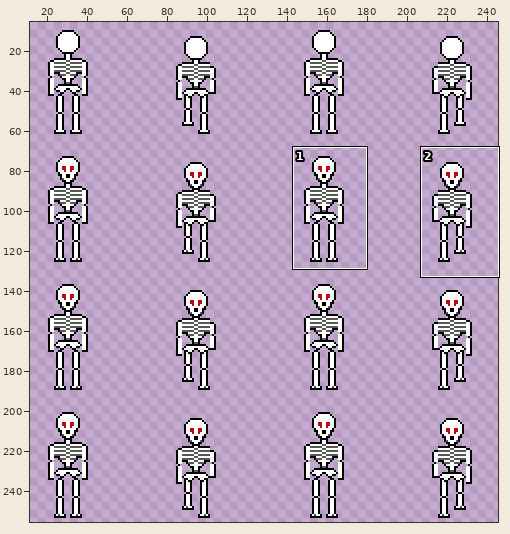
Pixel-art file, stored at assets/aseprite/skeleton2.aseprite. The first picture is a wide view before the edit; the outline marks the close-up.
Close-up. Before:
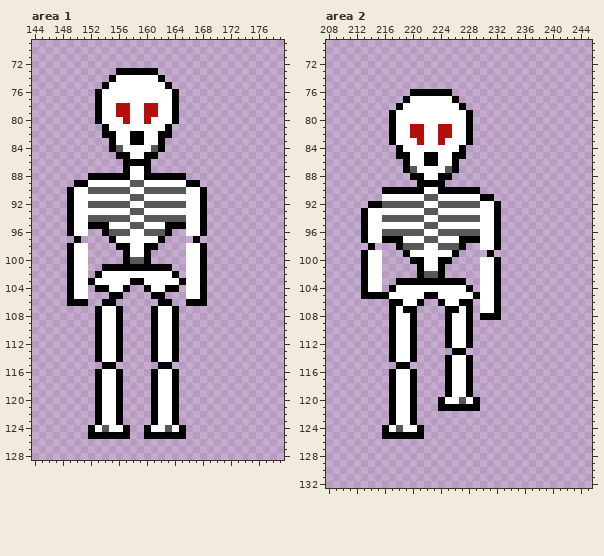
256x256 pixels, 1 frame. Pixels under 10% opacity are left out. Colours within 5 levels of each other are drawn and written as one. Shown: area 1: x 144..179, y 69..128; area 2: x 208..245, y 69..132. The wide view leaves out empty margins. The commit also changed other parts of the picture, which this record leaves out.
The same view after the edit:
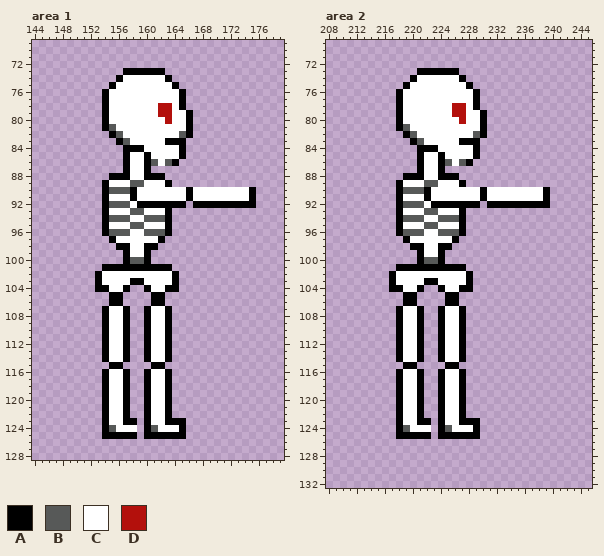
Palette (. is transparent): A #000000  B #575958  C #ffffff  D #b3100c
Changes in this commit:
layer "Side" added
--- area 1, layers "Side", "Skel"
@@ x 144..179 @@
  72 ....................................
- 73 ............AAAAAA..................
- 74 ...........ACCCCCCA.................
- 75 ..........ACCCCCCCCA................
- 76 .........ACCCCCCCCCCA...............
- 77 .........ACCCCCCCCCCA...............
- 78 .........ACCDDCCDDCCA...............
- 79 .........ACCDDCCDDCCA...............
- 80 .........ACCCDCCDCCCA...............
- 81 ..........ACCCCCCCCA................
- 82 ..........AACCAACCAA................
- 83 ...........ACCAACCA.................
- 84 ...........ABCCCCBA.................
- 85 ............AACCAA..................
- 86 .............AAAA...................
+ 73 .............AAAAAA.................
+ 74 ............ACCCCCCA................
+ 75 ...........ACCCCCCCCA...............
+ 76 ..........ACCCCCCCCCCA..............
+ 77 ..........ACCCCCCCCCCA..............
+ 78 ..........ACCCCCCCDDCA..............
+ 79 ..........ACCCCCCCDDCCA.............
+ 80 ..........ACCCCCCCCDCCA.............
+ 81 ..........ABCCCCCCCCCCA.............
+ 82 ...........ABCCCCCCCCBA.............
+ 83 ............ABCCCCCAAA..............
+ 84 .............AAACCCCCA..............
+ 85 .............ACCACCCCA..............
+ 86 .............ACCABCBA...............
  87 .............ACCA...................
- 88 ........AAAAAACCAAAAAA..............
- 89 ......AACCCCCCBBCCCCCCAA............
- 90 .....ACCBBBBBBCCBBBBBBCCA...........
- 91 .....ACCCCCCCCBBCCCCCCCCA...........
- 92 .....ACCBBBBBBCCBBBBBBCCA...........
- 93 .....ACCCCCCCCBBCCCCCCCCA...........
- 94 .....ACCBBBBBBCCBBBBBBCCA...........
- 95 .....ACCAAACCCBBCCCAAACCA...........
- 96 .....ACC..ABBBCCBBBA..CCA...........
- 97 ......A....ACCCCCCA....A............
- 98 .....ACC....AACCAA....CCA...........
- 99 .....ACC.....ACCA.....CCA...........
-100 .....ACC.....ABBA.....CCA...........
-101 .....ACC..AAAAAAAAAA..CCA...........
-102 .....ACC.ACCCCCCCCCCA.CCA...........
-103 .....ACCACCCCCAACCCCCACCA...........
-104 .....ACC.AACCA..ACCAA.CCA...........
-105 .....ACC...AA....AA...CCA...........
-106 .....AAA..AA......AA..AAA...........
-107 .........ACCA....ACCA...............
-108 .........ACCA....ACCA...............
-109 .........ACCA....ACCA...............
-110 .........ACCA....ACCA...............
-111 .........ACCA....ACCA...............
-112 .........ACCA....ACCA...............
-113 .........ACCA....ACCA...............
-114 .........ACCA....ACCA...............
-115 ..........AA......AA................
-116 .........ACCA....ACCA...............
-117 .........ACCA....ACCA...............
-118 .........ACCA....ACCA...............
-119 .........ACCA....ACCA...............
-120 .........ACCA....ACCA...............
-121 .........ACCA....ACCA...............
-122 .........ACCA....ACCA...............
-123 .........ACCA....ACCA...............
-124 ........ACBCCA..ACCBCA..............
-125 ........AAAAAA..AAAAAA..............
+ 88 ...........AAACCAAA.................
+ 89 ..........ACCCBBCCCA................
+ 90 ..........ABBBACCCCCCCACCCCCCCCA....
+ 91 ..........ACCCACCCCCCCACCCCCCCCA....
+ 92 ..........ABBBCAAAAAAA.AAAAAAAAA....
+ 93 ..........ACCCBBCCCA................
+ 94 ..........ABBBCCBBBA................
+ 95 ..........ACCCBBCCCA................
+ 96 ..........ABBBCCBBBA................
+ 97 ...........ACCCCCCA.................
+ 98 ............AACCAA..................
+ 99 .............ACCA...................
+100 .............ABBA...................
+101 ..........AAAAAAAAAA................
+102 .........ACCCCCCCCCCA...............
+103 .........ACCCCAACCCCA...............
+104 .........AACCA..ACCAA...............
+105 ...........AA....AA.................
+106 ...........AA....AA.................
+107 ..........ACCA..ACCA................
+108 ..........ACCA..ACCA................
+109 ..........ACCA..ACCA................
+110 ..........ACCA..ACCA................
+111 ..........ACCA..ACCA................
+112 ..........ACCA..ACCA................
+113 ..........ACCA..ACCA................
+114 ..........ACCA..ACCA................
+115 ...........AA....AA.................
+116 ..........ACCA..ACCA................
+117 ..........ACCA..ACCA................
+118 ..........ACCA..ACCA................
+119 ..........ACCA..ACCA................
+120 ..........ACCA..ACCA................
+121 ..........ACCA..ACCA................
+122 ..........ACCA..ACCA................
+123 ..........ACCAA.ACCAAA..............
+124 ..........ABCCC.ABCCCA..............
+125 ..........AAAAA.AAAAAA..............
 126 ....................................
--- area 2, layers "Side", "Skel"
@@ x 208..245 @@
  72 ......................................
- 73 ......................................
- 74 ......................................
- 75 ......................................
- 76 ............AAAAAA....................
- 77 ...........ACCCCCCA...................
- 78 ..........ACCCCCCCCA..................
- 79 .........ACCCCCCCCCCA.................
- 80 .........ACCCCCCCCCCA.................
- 81 .........ACCDDCCDDCCA.................
- 82 .........ACCDDCCDDCCA.................
- 83 .........ACCCDCCDCCCA.................
- 84 ..........ACCCCCCCCA..................
- 85 ..........AACCAACCAA..................
- 86 ...........ACCAACCA...................
- 87 ...........ABCCCCBA...................
- 88 ............AACCAA....................
- 89 .............AAAA.....................
- 90 ........AAAAAACCAAAAAA................
- 91 ........CCCCCCBBCCCCCCAA..............
- 92 ......AABBBBBBCCBBBBBBCCA.............
- 93 .....ACCCCCCCCBBCCCCCCCCA.............
- 94 .....ACCBBBBBBCCBBBBBBCCA.............
- 95 .....ACCCCCCCCBBCCCCCCCCA.............
- 96 .....ACCBBBBBBCCBBBBBBCCA.............
- 97 .....ACCAAACCCBBCCCAAACCA.............
- 98 ......A...ABBBCCBBBA..CCA.............
- 99 .....ACC...ACCCCCCA....A..............
-100 .....ACC....AACCAA....CCA.............
-101 .....ACC.....ACCA.....CCA.............
-102 .....ACC.....ABBA.....CCA.............
-103 .....ACC..AAAAAAAAAA..CCA.............
-104 .....ACC.ACCCCCCCCCCA.CCA.............
-105 .....AAAACCCCCAACCCCCACCA.............
-106 .........AACCA..ACCAA.CCA.............
-107 .........ACAA....AACA.CCA.............
-108 .........ACCA....ACCA.AAA.............
-109 .........ACCA....ACCA.................
-110 .........ACCA....ACCA.................
-111 .........ACCA....ACCA.................
-112 .........ACCA....ACCA.................
-113 .........ACCA.....AA..................
-114 .........ACCA....ACCA.................
-115 ..........AA.....ACCA.................
-116 .........ACCA....ACCA.................
-117 .........ACCA....ACCA.................
-118 .........ACCA....ACCA.................
-119 .........ACCA....ACCA.................
-120 .........ACCA...ACCBCA................
-121 .........ACCA...AAAAAA................
-122 .........ACCA.........................
-123 .........ACCA.........................
-124 ........ACBCCA........................
-125 ........AAAAAA........................
+ 73 .............AAAAAA...................
+ 74 ............ACCCCCCA..................
+ 75 ...........ACCCCCCCCA.................
+ 76 ..........ACCCCCCCCCCA................
+ 77 ..........ACCCCCCCCCCA................
+ 78 ..........ACCCCCCCDDCA................
+ 79 ..........ACCCCCCCDDCCA...............
+ 80 ..........ACCCCCCCCDCCA...............
+ 81 ..........ABCCCCCCCCCCA...............
+ 82 ...........ABCCCCCCCCBA...............
+ 83 ............ABCCCCCAAA................
+ 84 .............AAACCCCCA................
+ 85 .............ACCACCCCA................
+ 86 .............ACCABCBA.................
+ 87 .............ACCA.....................
+ 88 ...........AAACCAAA...................
+ 89 ..........ACCCBBCCCA..................
+ 90 ..........ABBBACCCCCCCACCCCCCCCA......
+ 91 ..........ACCCACCCCCCCACCCCCCCCA......
+ 92 ..........ABBBCAAAAAAA.AAAAAAAAA......
+ 93 ..........ACCCBBCCCA..................
+ 94 ..........ABBBCCBBBA..................
+ 95 ..........ACCCBBCCCA..................
+ 96 ..........ABBBCCBBBA..................
+ 97 ...........ACCCCCCA...................
+ 98 ............AACCAA....................
+ 99 .............ACCA.....................
+100 .............ABBA.....................
+101 ..........AAAAAAAAAA..................
+102 .........ACCCCCCCCCCA.................
+103 .........ACCCCAACCCCA.................
+104 .........AACCA..ACCAA.................
+105 ...........AA....AA...................
+106 ...........AA....AA...................
+107 ..........ACCA..ACCA..................
+108 ..........ACCA..ACCA..................
+109 ..........ACCA..ACCA..................
+110 ..........ACCA..ACCA..................
+111 ..........ACCA..ACCA..................
+112 ..........ACCA..ACCA..................
+113 ..........ACCA..ACCA..................
+114 ..........ACCA..ACCA..................
+115 ...........AA....AA...................
+116 ..........ACCA..ACCA..................
+117 ..........ACCA..ACCA..................
+118 ..........ACCA..ACCA..................
+119 ..........ACCA..ACCA..................
+120 ..........ACCA..ACCA..................
+121 ..........ACCA..ACCA..................
+122 ..........ACCA..ACCA..................
+123 ..........ACCAA.ACCAAA................
+124 ..........ABCCC.ABCCCA................
+125 ..........AAAAA.AAAAAA................
 126 ......................................
Changed places in both close-ups, as pixel boxes (x1, y1, x2, y2):
changed: (67, 68, 256, 439)
changed: (361, 68, 550, 439)
